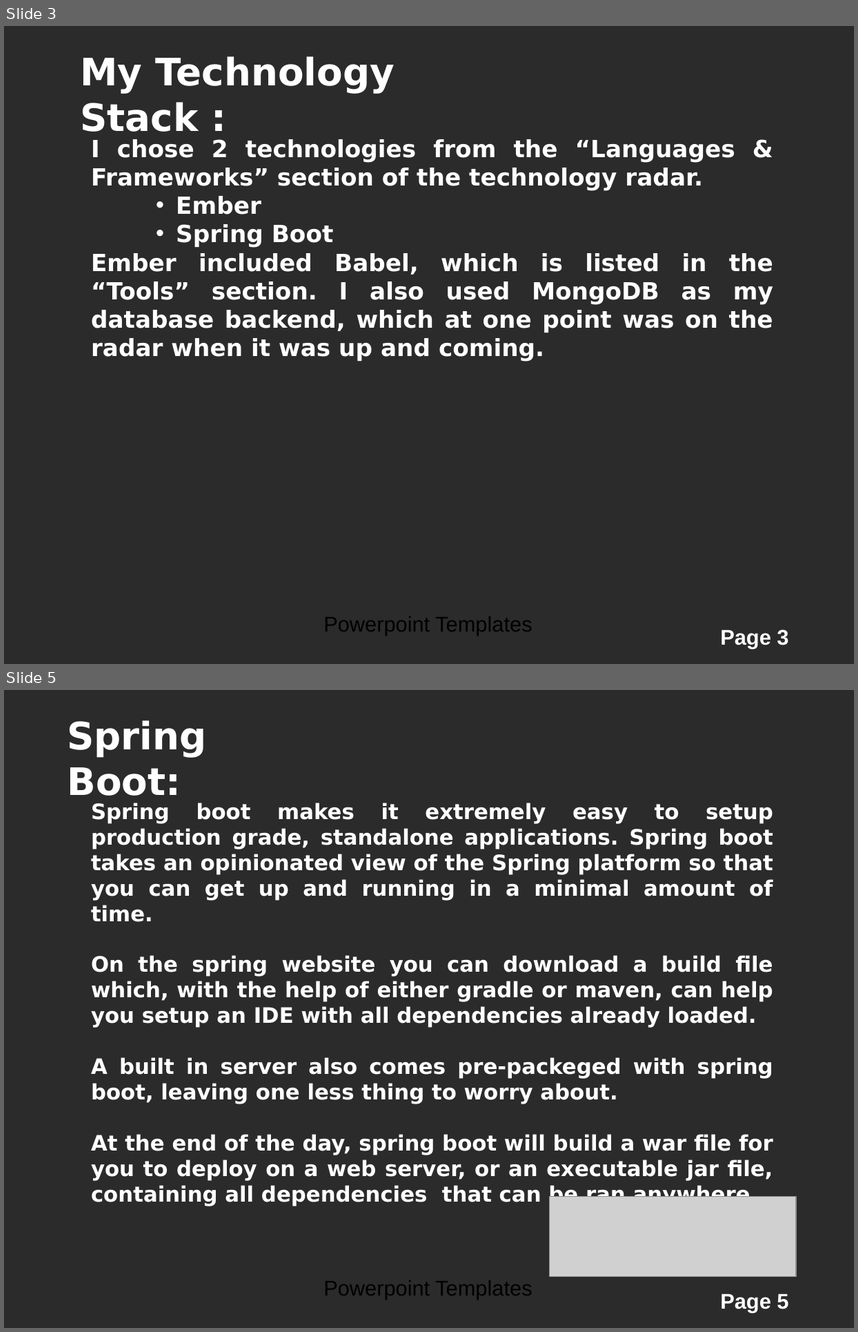
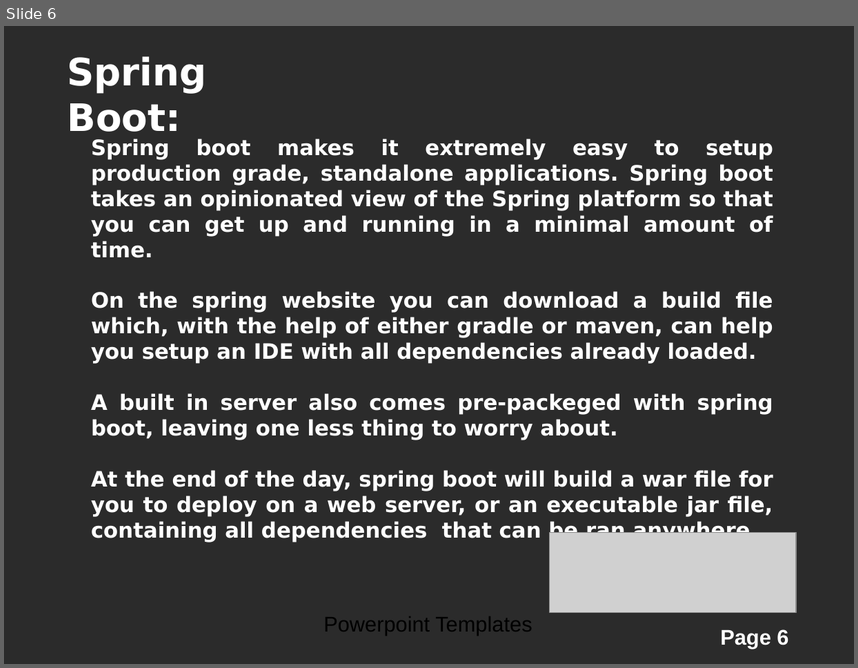
Before and after one commit to rustyDog/codingChallenge, a slide deck: codingChallengePresentation.ppt. Shown one above the other, each under a label of ours: slides 3 and 5 before the commit, slide 6 after it; the slides between them are not shown. The pictures are 858x1332 and 858x668 pixels, drawn with LibreOffice and Linux fonts; fonts in the diff are those of the drawing; grey boxes stand for pictures; background and template pictures are left out; a plain dark background stands for a picture behind light text. Boxes give left, top, right and bottom in pixels: in the first picture for what was removed or moved away, otherwise in the second. Text is boxed around its words. In the diff, an @@ line names an element or a change of style, - is before the commit and + after.

```diff
--- a/codingChallengePresentation.ppt
+++ b/codingChallengePresentation.ppt
@@ slide 3 removed at [4,26,854,664], background picture (left out); not listed: 2 template elements that a slide beside it also shows @@
@@ text removed at [80,56,394,132] @@
-My Technology Stack :
@@ text removed at [91,139,773,361] @@
-I chose 2 technologies from the “Languages & Frameworks” section of the technology radar.
-    • Ember
-    • Spring Boot
-Ember included Babel, which is listed in the “Tools” section. I also used MongoDB as my database backend, which at one point was on the radar when it was up and coming.
@@ what was slide 5 is now slide 6 @@
@@ page number at [720,629,789,648]: text changed @@
-Page 5
+Page 6
```
Also in this commit, not shown: 4 slides added, 2 other slides removed.
